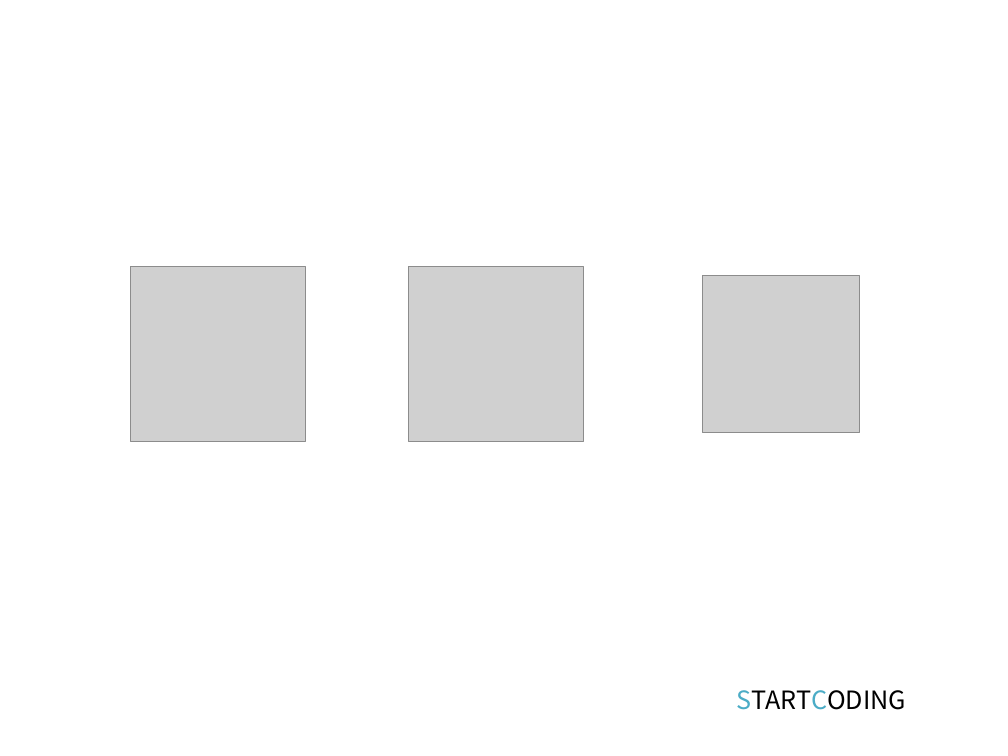
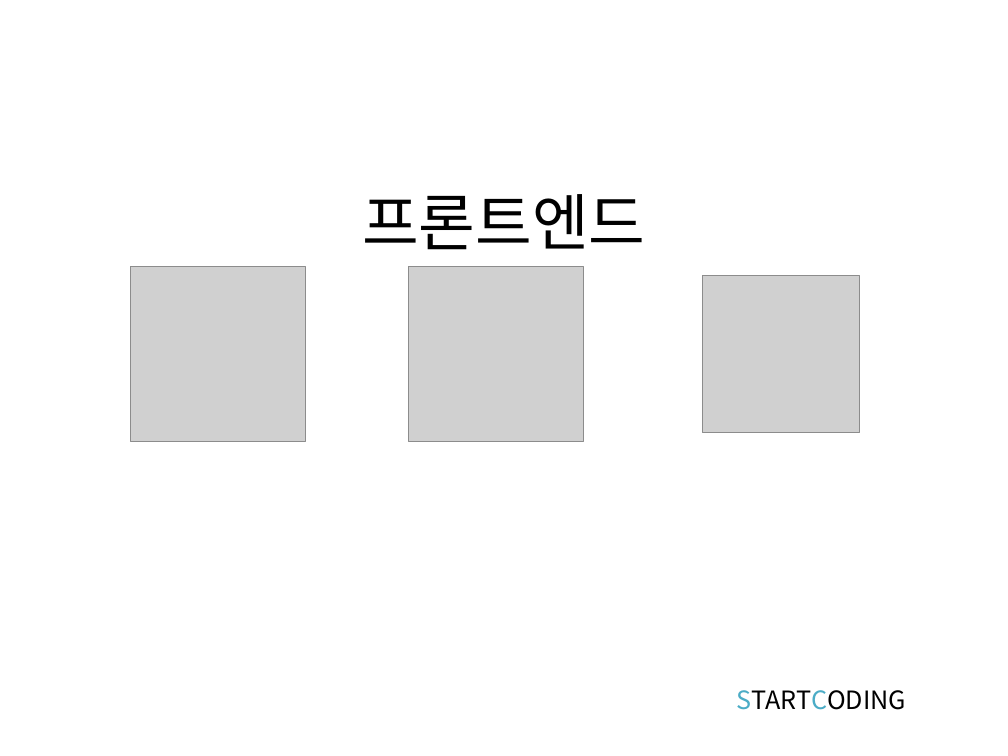
Before and after one commit to kwonkijun/web, a slide deck: slide 3 of 프론트엔드기초(PPT)/JAVASCRIPT 1강_개요.pptx. Drawn at 1008x756 pixels with LibreOffice and Linux fonts; fonts in the diff are those of the drawing; grey boxes stand for pictures. Boxes give left, top, right and bottom in pixels: in the first picture for what was removed or moved away, otherwise in the second. Text is boxed around its words. In the diff, an @@ line names an element or a change of style, - is before the commit and + after.

```diff
--- a/프론트엔드기초(PPT)/JAVASCRIPT 1강_개요.pptx
+++ b/프론트엔드기초(PPT)/JAVASCRIPT 1강_개요.pptx
@@ title added at (362,194,645,250), 44 pt, text #000000 @@
+프론트엔드
```
Also in this commit, not shown: 2 other slides changed, 1 slide added, 3 other files.
